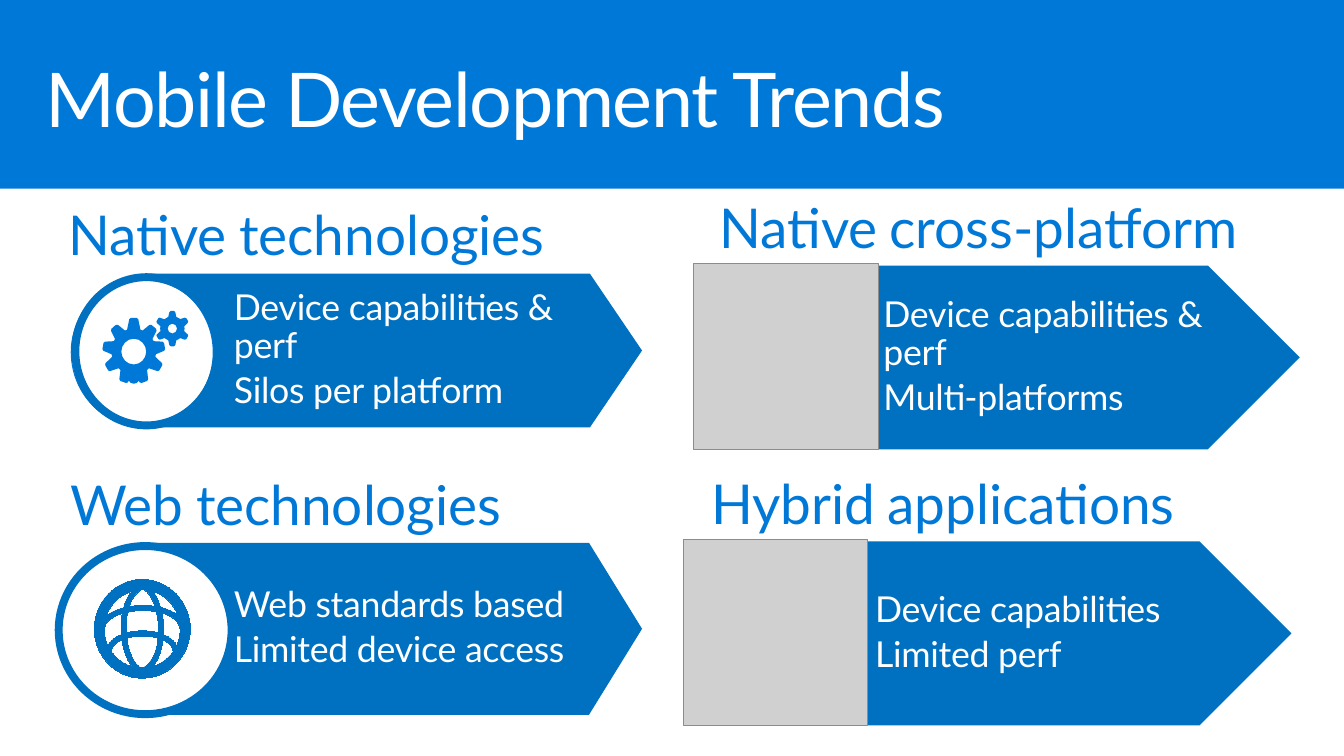
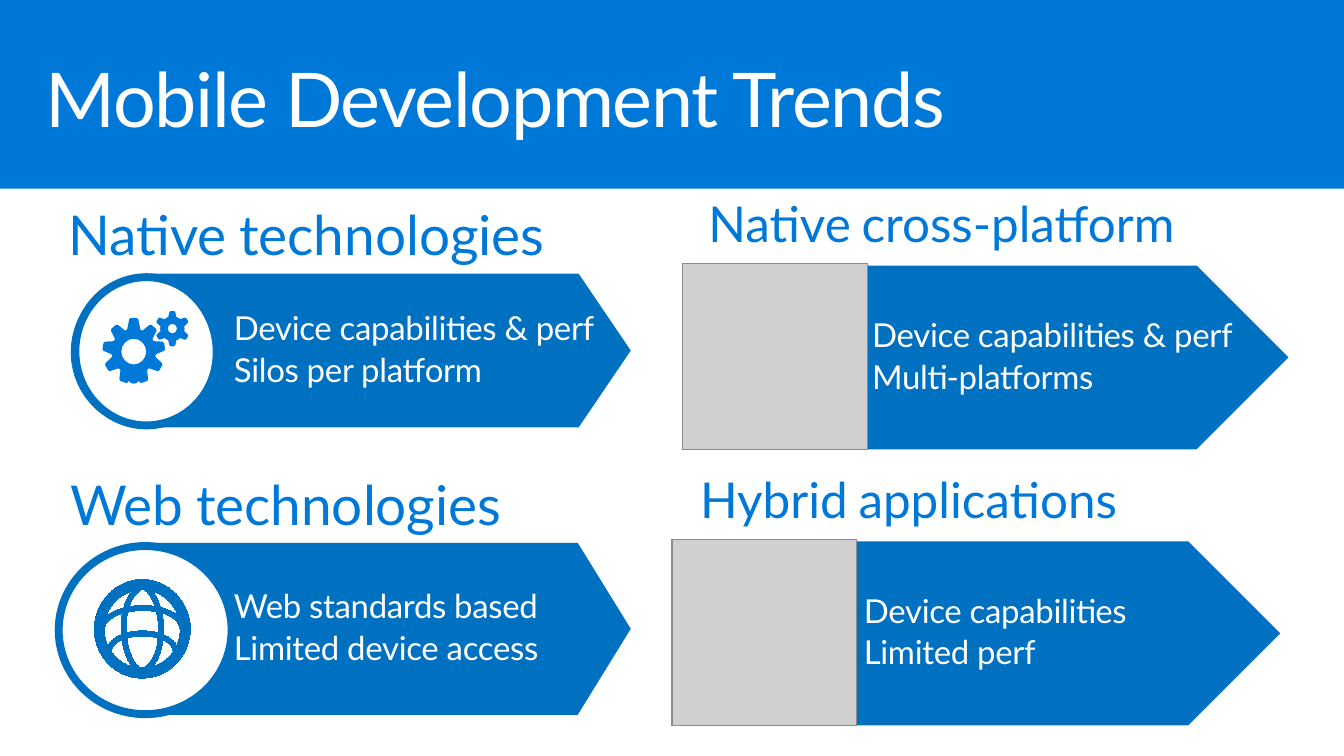
Before and after one commit to sriramdasbalaji/CodeLabs-MobileDevOps, a slide deck: slide 5 of Module1-Xamarin/Slides/Mobile DevOps Module 1.pptx (slide 4 before the commit). Drawn at 1344x756 pixels with LibreOffice and Linux fonts; fonts in the diff are those of the drawing; grey boxes stand for pictures. Boxes give left, top, right and bottom in pixels: in the first picture for what was removed or moved away, otherwise in the second. Text is boxed around its words. In the diff, an @@ line names an element or a change of style, - is before the commit and + after.

```diff
--- a/Module1-Xamarin/Slides/Mobile DevOps Module 1.pptx
+++ b/Module1-Xamarin/Slides/Mobile DevOps Module 1.pptx
@@ text "Native cross-platform" moved from (x1=720, y1=207, x2=1237, y2=258) to (x1=708, y1=205, x2=1175, y2=251) @@
@@ text "Native cross-platform" at (x1=708, y1=205, x2=1175, y2=251): size 40 to 36 pt @@
@@ pentagon arrow "Device capabilities & perf" resized from (x1=145, y1=274, x2=642, y2=428) to (x1=145, y1=274, x2=631, y2=428) @@
@@ text "Hybrid applications" at (x1=700, y1=481, x2=1118, y2=527): size 40 to 36 pt @@
@@ text "Hybrid applications" moved from (x1=711, y1=483, x2=1174, y2=534) to (x1=700, y1=481, x2=1118, y2=527) @@
@@ pentagon arrow "Web standards based" resized from (x1=145, y1=543, x2=642, y2=714) to (x1=145, y1=543, x2=631, y2=714) @@
@@ size 26 to 24 pt in 4 elements at (x1=145, y1=543, x2=631, y2=714), (x1=145, y1=274, x2=631, y2=428), (x1=784, y1=266, x2=1289, y2=450), (x1=775, y1=542, x2=1280, y2=725) @@
@@ 2 pictures, 2 pentagon arrows moved together from (x1=683, y1=264, x2=1300, y2=725) to (x1=672, y1=264, x2=1289, y2=725) @@
```
Also in this commit, not shown: 2 other slides changed, 4 slides added, 1 slide removed.
